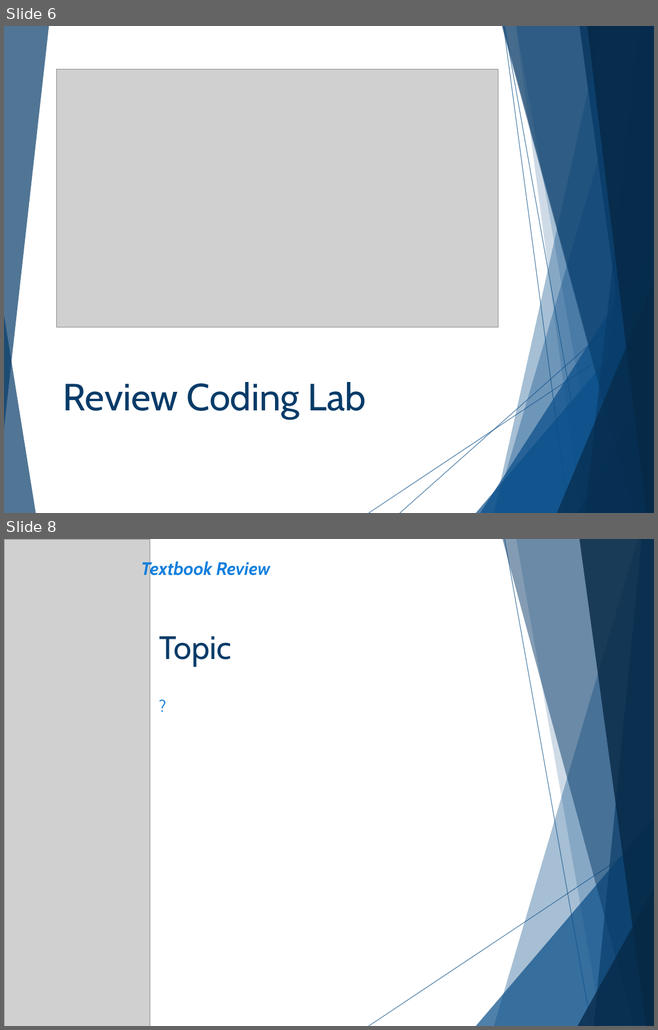
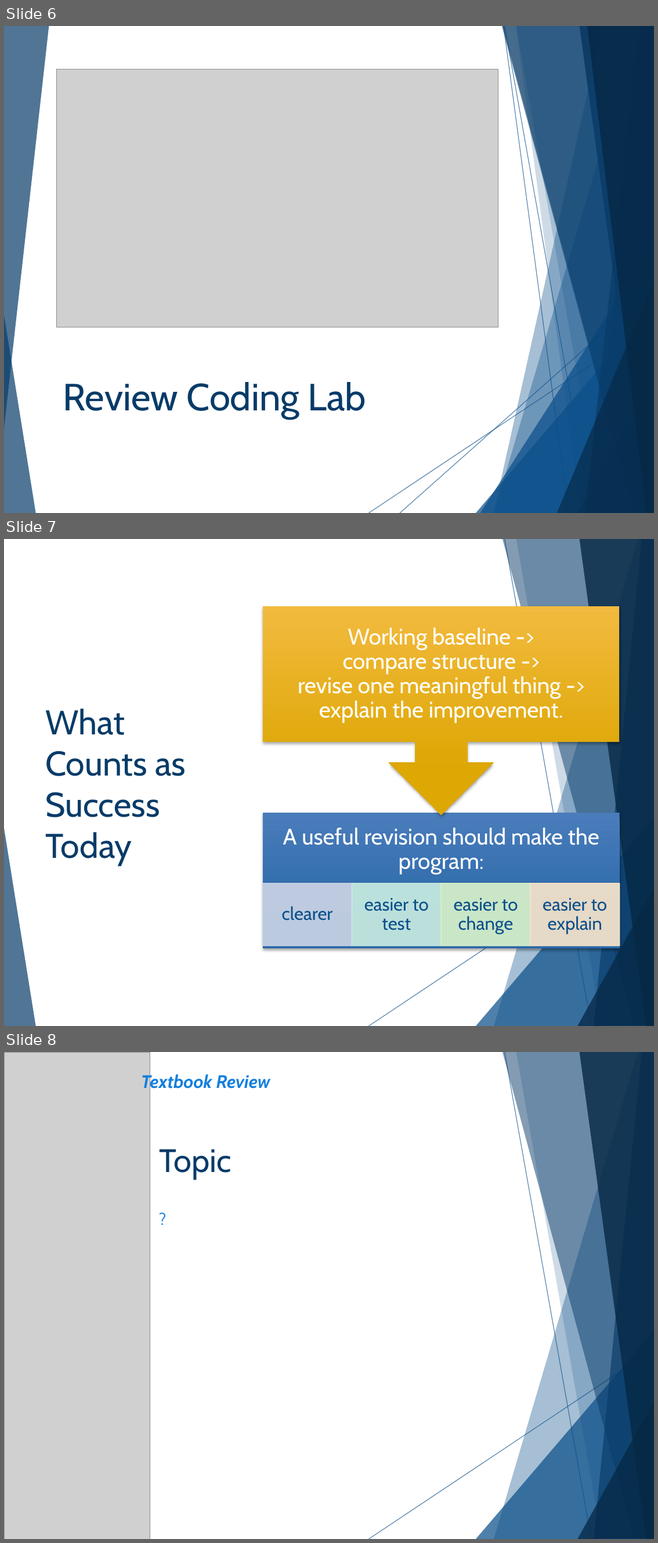
Before and after one commit to cashmy/AAISE_Details, a slide deck: 10-152-117_Python_Programming/Slide_Decks/W0ND0N_Lecture_Slides.pptx. Shown one above the other, each under a label of ours: slides 6 and 8 before the commit, slides 6, 7 and 8 after it; the slides between them are not shown. The pictures are 658x1030 and 658x1543 pixels, drawn with LibreOffice and Linux fonts; fonts in the diff are those of the drawing; grey boxes stand for pictures; background and template pictures are left out. Boxes give left, top, right and bottom in pixels: in the first picture for what was removed or moved away, otherwise in the second. Text is boxed around its words. In the diff, an @@ line names an element or a change of style, - is before the commit and + after.

```diff
--- a/10-152-117_Python_Programming/Slide_Decks/W0ND0N_Lecture_Slides.pptx
+++ b/10-152-117_Python_Programming/Slide_Decks/W0ND0N_Lecture_Slides.pptx
@@ slide 7 added at [4, 539, 654, 1026], background #FFFFFF; not listed: 10 template elements that a slide beside it also shows @@
@@ group added at [263, 606, 619, 949]: 6 texts, 5 rectangles, 1 up arrow callout @@
+A useful revision should make the program:
+clearer
+easier to test
+easier to change
+easier to explain
+Working baseline ->
+compare structure ->
+revise one meaningful thing -> explain the improvement.
@@ title added at [45, 708, 186, 866], 38 pt, text #083B67 @@
+What Counts as Success Today
```
Also in this commit, not shown: 4 slides changed, 1 slide removed, 45 other files.
